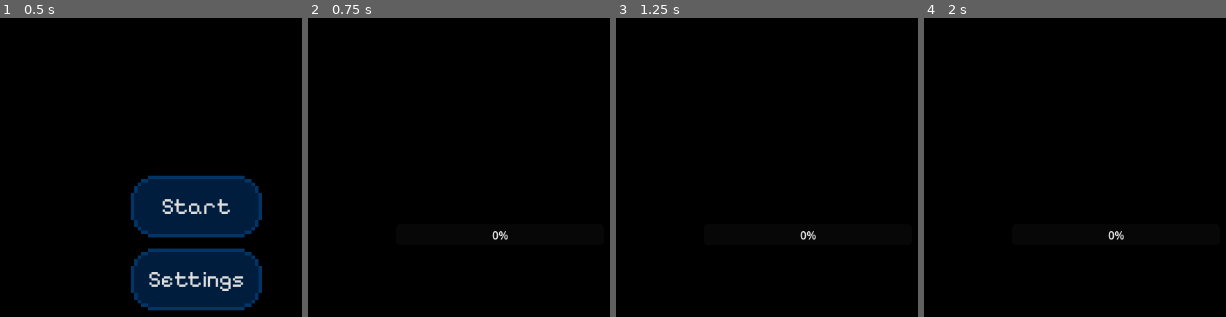
Above: before the commit, frames 1-4 (left to right).
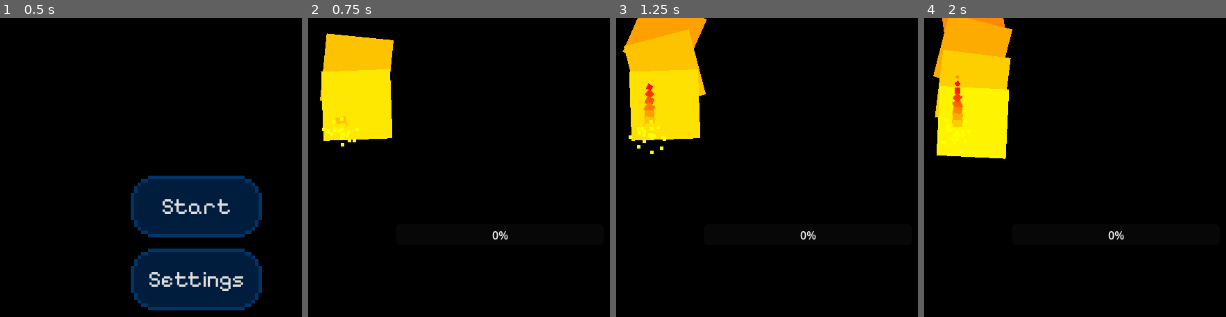
Above: after the commit, the same moments.

Repository: CWmain/BigModeGameJam2025
Game: Godot game, scene res://Levels/main_menu.tscn
The game is run twice, just before and just after one commit, with the same random seed, the same clock (stepped at 60 frames per second) and the same inputs.
Inputs (mouse positions are in pixels of both pictures, inside the frame that each line leads up to):
- Up to frame 1 (0.5 s): no input
- Up to frame 2 (0.75 s): click "Start" at 0.5 s
- Up to frame 3 (1.25 s): no input
- Up to frame 4 (2 s): move the mouse to (outside the picture) at 1.27 s; press the mouse at (outside the picture) at 1.28 s

Frame 1 is identical in both runs. In frame 2, 8.0% of the frame differs, in the area x 3-29%, y 5-44%; in frame 3, 9.6%; in frame 4, 11%, in the area x 2-30%, y 0-48%.

Commit message:
Added shadercompiler to scene, it renders all particles which show up in game to prevent lag spikes during gameplay

Diff:
--- a/Levels/load_screen.tscn
+++ b/Levels/load_screen.tscn
@@ -1,4 +1,6 @@
-[gd_scene format=3 uid="uid://bfm3w0r78n73t"]
+[gd_scene load_steps=2 format=3 uid="uid://bfm3w0r78n73t"]
+
+[ext_resource type="PackedScene" uid="uid://camcta3snjnce" path="res://Objects/ShaderCompiler/shader_compiler.tscn" id="1_3skc8"]
 
 [node name="LoadScreen" type="Node2D"]
 
@@ -7,3 +9,6 @@
 offset_top = 297.0
 offset_right = 720.0
 offset_bottom = 327.0
+
+[node name="ShaderCompiler" parent="." instance=ExtResource("1_3skc8")]
+position = Vector2(342, 168)
--- /dev/null
+++ b/Objects/ShaderCompiler/shader_compiler.gd
@@ -0,0 +1,14 @@
+extends Node2D
+
+var frameCount: int = 0
+
+func _ready():
+	# Emit all particles
+	for c in get_children():
+		c.emitting = true
+
+func _process(_delta):
+	# Deletes self after 120 frames
+	if frameCount == 120:
+		queue_free()
+	frameCount += 1
--- a/Objects/ShaderCompiler/shader_compiler.tscn
+++ b/Objects/ShaderCompiler/shader_compiler.tscn
@@ -1,7 +1,15 @@
-[gd_scene load_steps=2 format=3 uid="uid://camcta3snjnce"]
+[gd_scene load_steps=5 format=3 uid="uid://camcta3snjnce"]
 
-[ext_resource type="PackedScene" uid="uid://cml6fxx0w4vff" path="res://Objects/CoalStuff/coal_generator.tscn" id="1_jovt7"]
+[ext_resource type="Script" path="res://Objects/ShaderCompiler/shader_compiler.gd" id="1_vxshj"]
+[ext_resource type="PackedScene" uid="uid://b05csatmoufkl" path="res://particles/big_fire.tscn" id="2_43yyd"]
+[ext_resource type="PackedScene" uid="uid://bbp0ryy8ekxlj" path="res://particles/fire_1.tscn" id="3_nt16m"]
+[ext_resource type="PackedScene" uid="uid://pcei404a52qi" path="res://particles/sparks.tscn" id="4_4201r"]
 
 [node name="ShaderCompiler" type="Node2D"]
+script = ExtResource("1_vxshj")
 
-[node name="CoalGenerator" parent="." instance=ExtResource("1_jovt7")]
+[node name="BigFire" parent="." instance=ExtResource("2_43yyd")]
+
+[node name="Fire1" parent="." instance=ExtResource("3_nt16m")]
+
+[node name="Sparks" parent="." instance=ExtResource("4_4201r")]
